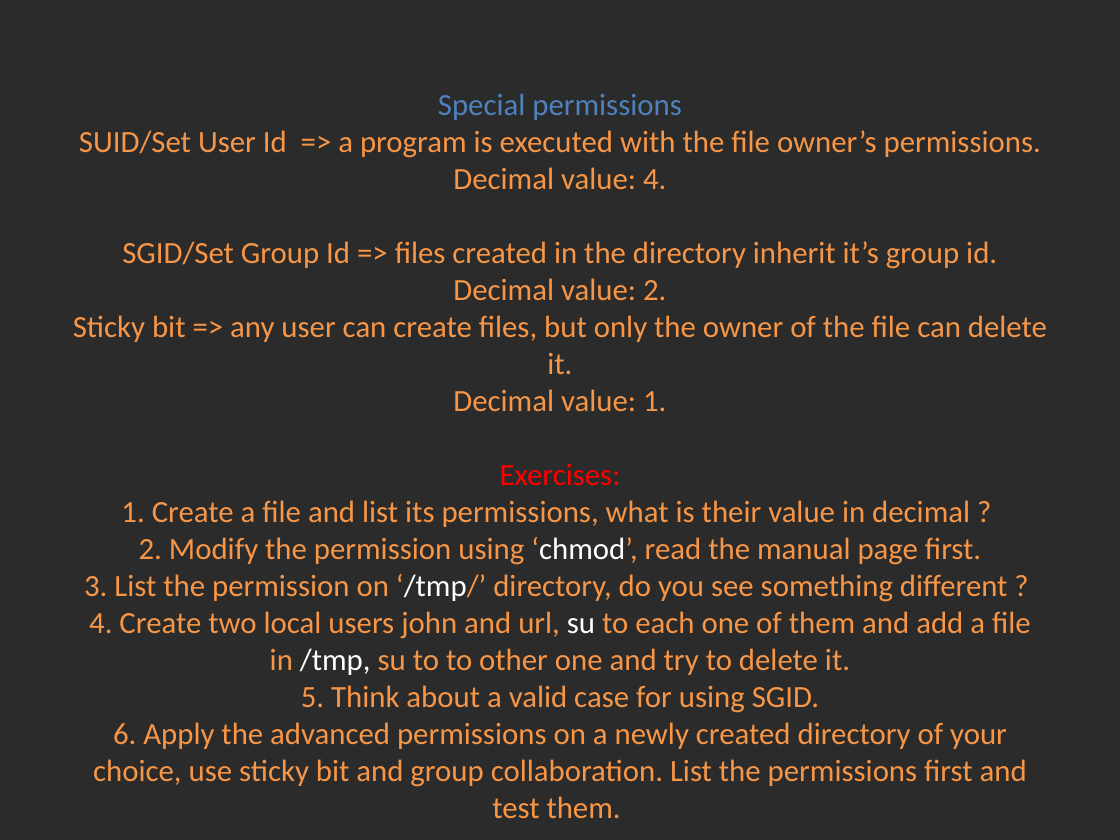
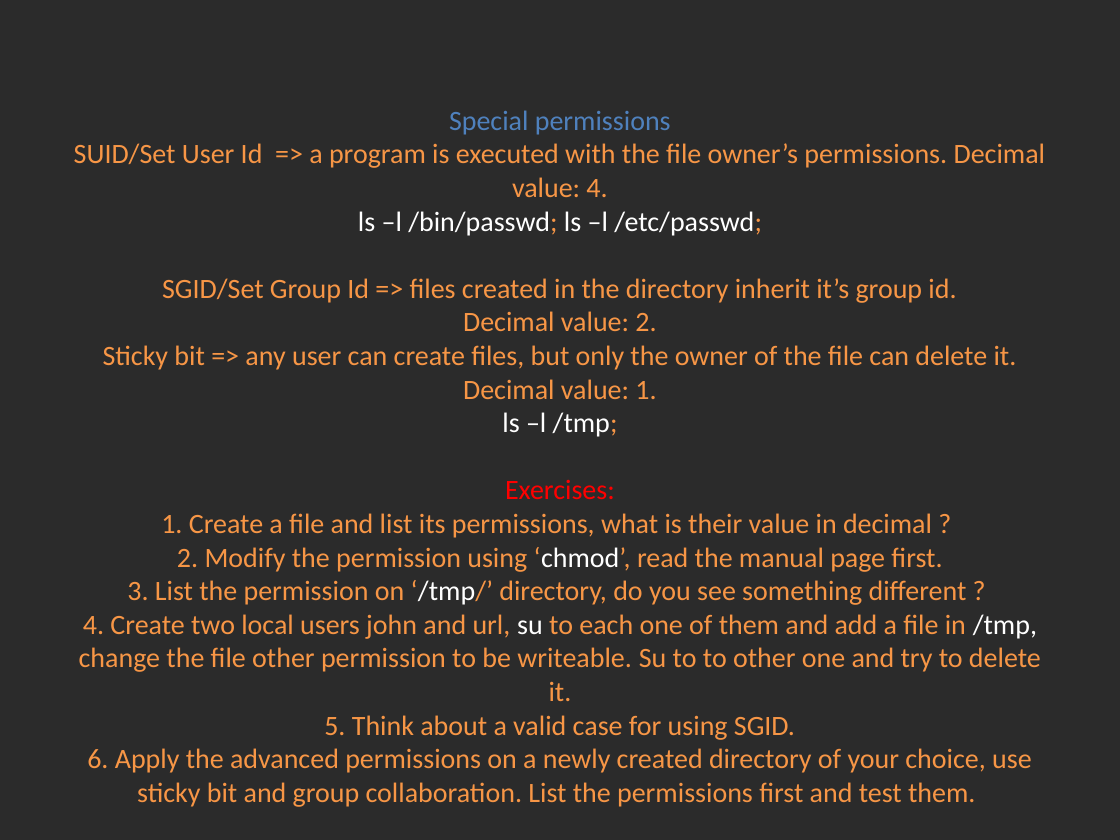
Before and after one commit to Academy-Soft-Intellect/Linux-Course, a slide deck: slide 5 of 05.Permissions/05-PermissionsAndAccessControlLists.pptx. Drawn at 1120x840 pixels with LibreOffice and Linux fonts; fonts in the diff are those of the drawing; background and template pictures are left out; a plain dark background stands for a picture behind light text. Boxes give left, top, right and bottom in pixels: in the first picture for what was removed or moved away, otherwise in the second. Text is boxed around its words. In the diff, an @@ line names an element or a change of style, - is before the commit and + after.

```diff
--- a/05.Permissions/05-PermissionsAndAccessControlLists.pptx
+++ b/05.Permissions/05-PermissionsAndAccessControlLists.pptx
@@ title at (74, 110, 1046, 807): text changed; size 19.8 to 18 pt @@
-Special permissions
-SUID/Set User Id => a program is executed with the file owner’s permissions. Decimal value: 4.
-SGID/Set Group Id => files created in the directory inherit it’s group id.
-Decimal value: 2.
-Sticky bit => any user can create files, but only the owner of the file can delete it.
-Decimal value: 1.
-Exercises:
-1. Create a file and list its permissions, what is their value in decimal ?
-2. Modify the permission using ‘chmod’, read the manual page first.
-3. List the permission on ‘/tmp/’ directory, do you see something different ?
-4. Create two local users john and url, su to each one of them and add a file in /tmp, su to to other one and try to delete it.
-5. Think about a valid case for using SGID.
-6. Apply the advanced permissions on a newly created directory of your choice, use sticky bit and group collaboration. List the permissions first and test them.
+Special permissions
+SUID/Set User Id => a program is executed with the file owner’s permissions. Decimal value: 4.
+ls –l /bin/passwd; ls –l /etc/passwd;
+SGID/Set Group Id => files created in the directory inherit it’s group id.
+Decimal value: 2.
+Sticky bit => any user can create files, but only the owner of the file can delete it.
+Decimal value: 1.
+ls –l /tmp;
+Exercises:
+1. Create a file and list its permissions, what is their value in decimal ?
+2. Modify the permission using ‘chmod’, read the manual page first.
+3. List the permission on ‘/tmp/’ directory, do you see something different ?
+4. Create two local users john and url, su to each one of them and add a file in /tmp, change the file other permission to be writeable. Su to to other one and try to delete it.
+5. Think about a valid case for using SGID.
+6. Apply the advanced permissions on a newly created directory of your choice, use sticky bit and group collaboration. List the permissions first and test them.
```
Also in this commit, not shown: 2 other slides changed, 1 slide added, 3 other files.
